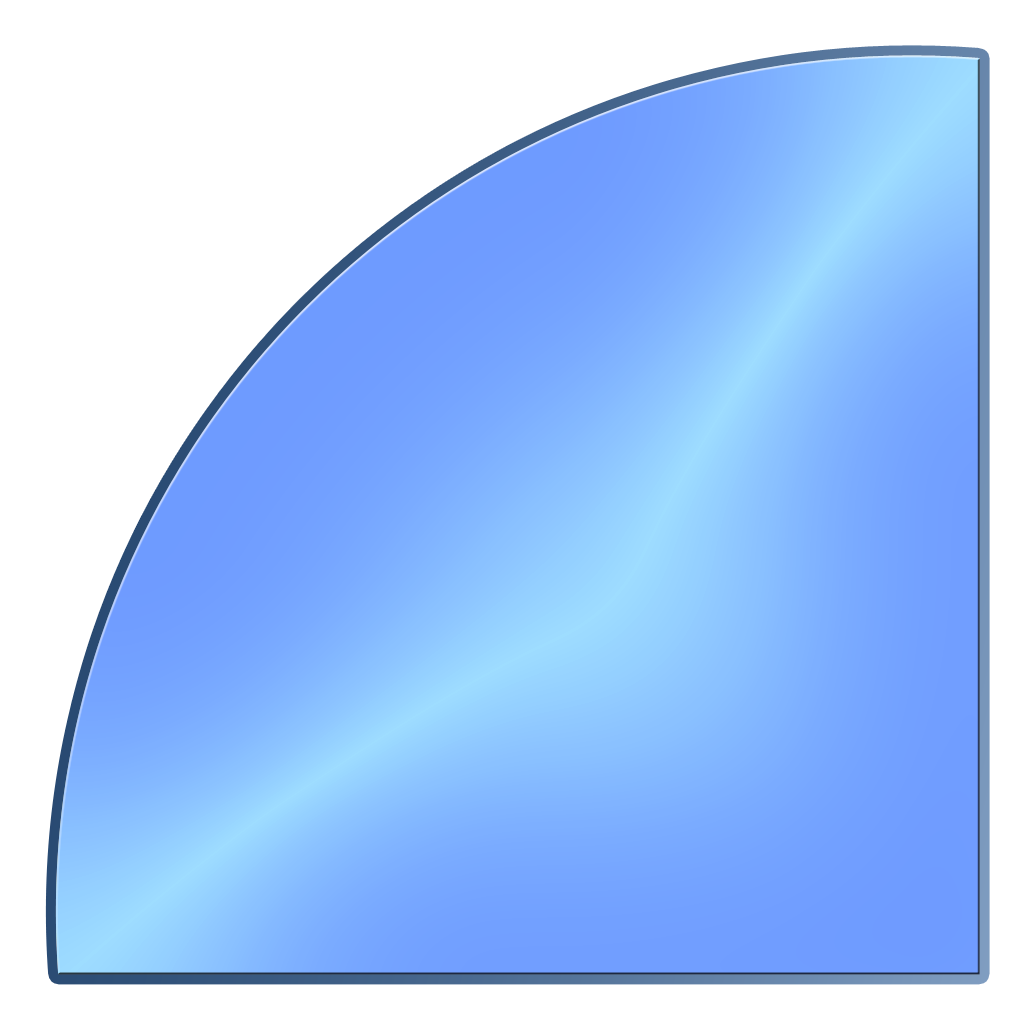
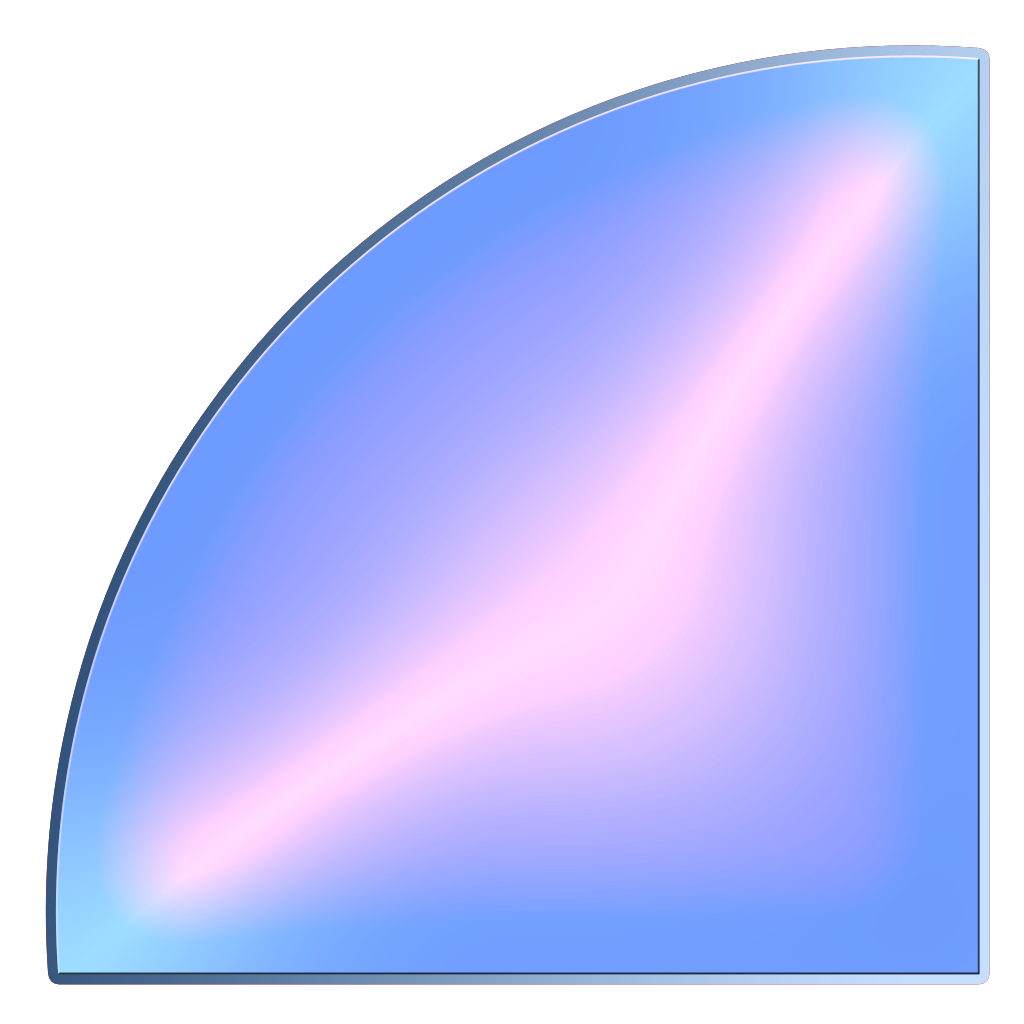
Layered file, before and after one edit (1024x1024). Changes by layer:
removed layer "Shape 6 copy 2" (was overlay) over [55, 55, 980, 975]
removed layer "Shape 6" over [55, 55, 980, 975]
added layer "Layer 1 copy 2" (overlay) above "Layer 1 copy" over [55, 55, 980, 975]
added layer "Layer 1 copy" (luminosity) above "Layer 1" over [55, 55, 980, 975]
added layer "Layer 1" above "Layer 0" over [55, 55, 980, 975]
